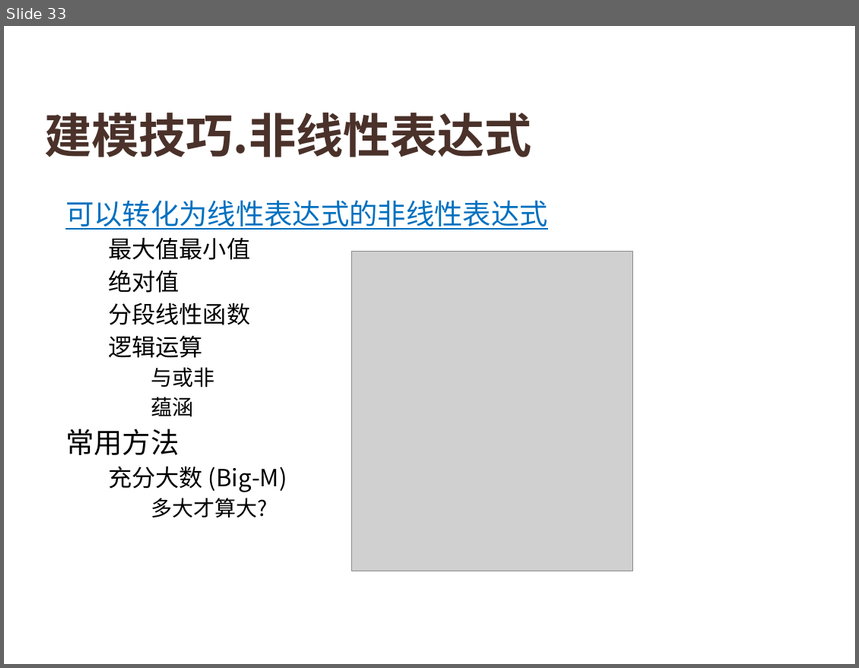
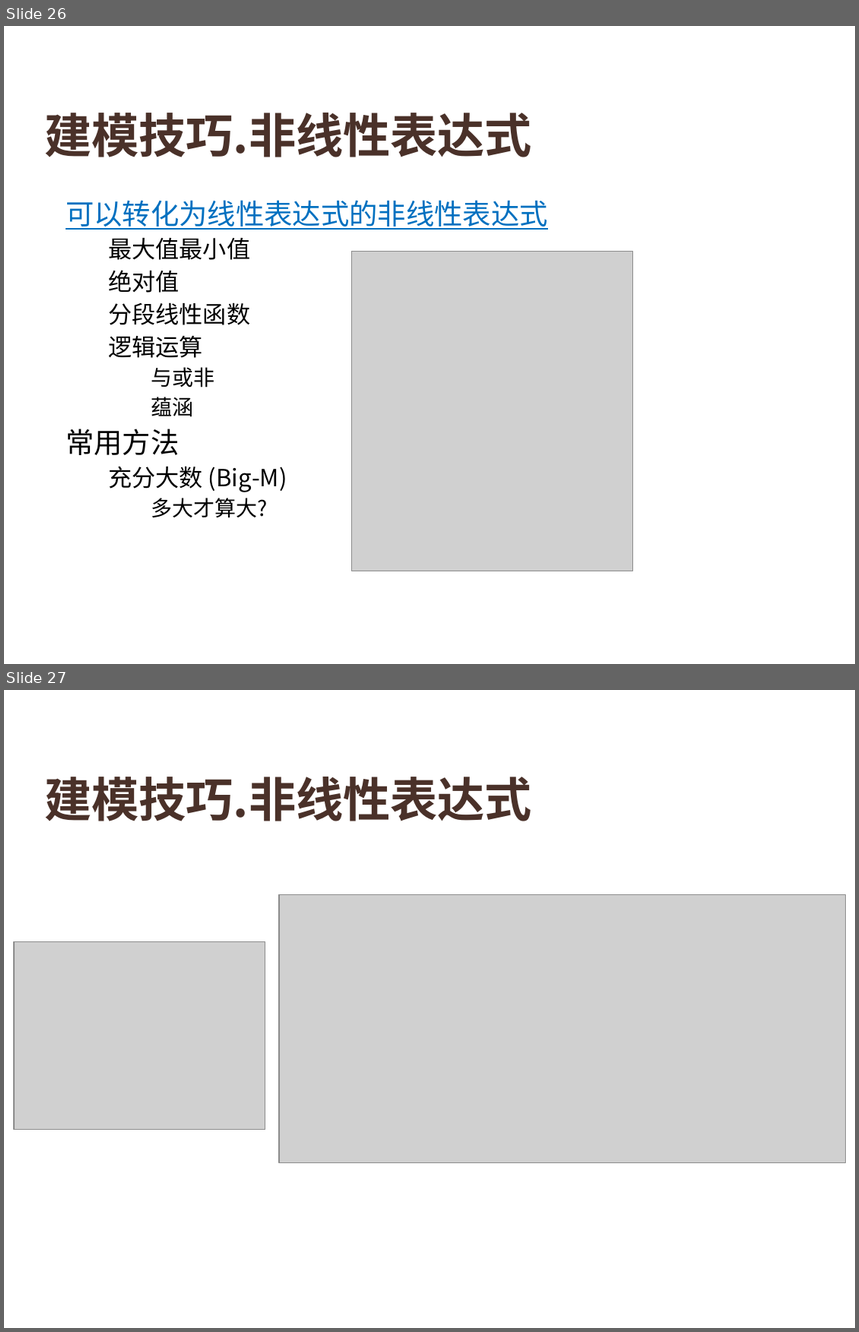
Before and after one commit to HUST-Smart/Training, a slide deck: [1.4] 组合优化问题的数学建模.pptx. Shown one above the other, each under a label of ours: slide 33 before the commit, slides 26 and 27 after it. The pictures are 859x668 and 859x1332 pixels, drawn with LibreOffice and Linux fonts; fonts in the diff are those of the drawing; grey boxes stand for pictures; background and template pictures are left out. Boxes give left, top, right and bottom in pixels: in the first picture for what was removed or moved away, otherwise in the second. Text is boxed around its words. In the diff, an @@ line names an element or a change of style, - is before the commit and + after.

```diff
--- a/[1.4] 组合优化问题的数学建模.pptx
+++ b/[1.4] 组合优化问题的数学建模.pptx
@@ slide 27 added at [4,690,855,1328], background picture (left out) @@
@@ title added at [44,777,532,821], 40 pt, text #4A3128, bold @@
+建模技巧.非线性表达式
@@ picture added at [279,895,846,1163] @@
@@ picture added at [14,942,265,1129] @@
@@ what was slide 33 is now slide 26 @@
```
Also in this commit, not shown: 1 other slide added, 2 other files.
